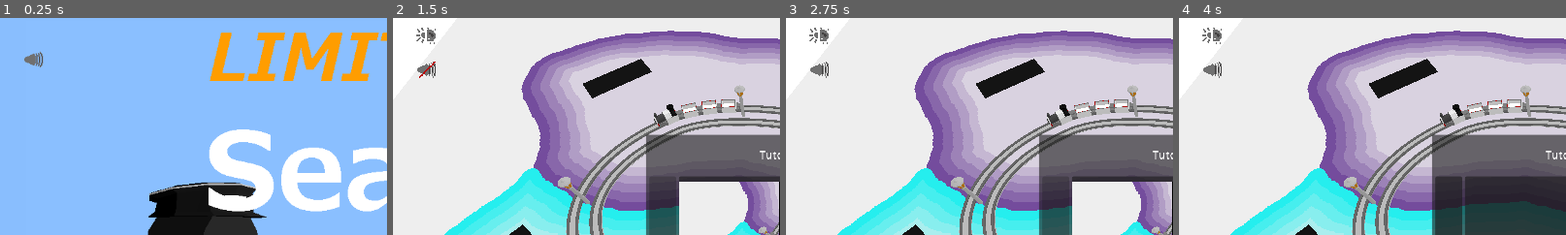
Above: before the commit, frames 1-4 (left to right).
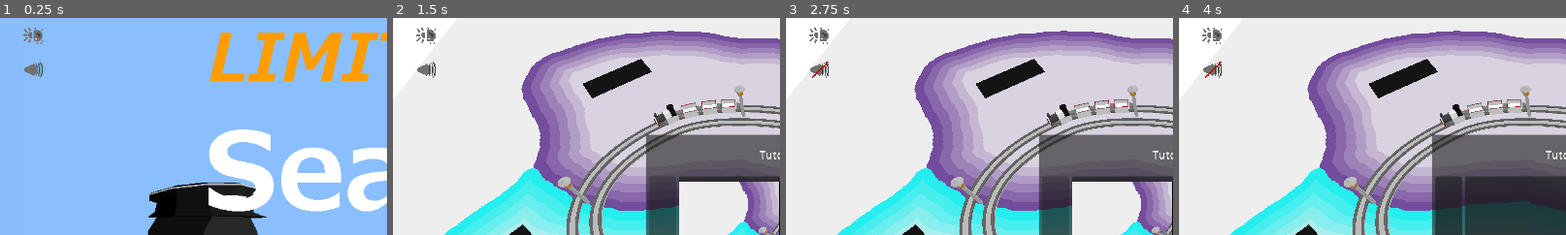
Above: after the commit, the same moments.

Repository: squirrelsoftcompany/LD54
Game: Godot game, scene res://_scenes/menu.tscn
The game is run twice, just before and just after one commit, with the same random seed, the same clock (stepped at 60 frames per second) and the same inputs.
Inputs (mouse positions are % of the whole screen's width and height, from its top left; square brackets give the same spot before the commit, where the layout moved):
- Up to frame 1 (0.25 s): no input
- Up to frame 2 (1.5 s): click (4, 12) [4, 10] at 0.5 s; click "Start" at 1.25 s
- Up to frame 3 (2.75 s): click (4, 12) at 2 s
- Up to frame 4 (4 s): click (65, 54) at 2.75 s; click (65, 54) at 3.5 s
The pictures show only the part of the screen within x 0-50%, y 0-50%; the shares and areas given below are measured in that part.

The runs differ from the first frame. In frame 1, 0.6% of the frame differs, in the area x 5-12%, y 4-28%; in frame 2, less than 0.1%; in frame 3, less than 0.1%; in frame 4, less than 0.1%.
Error after the commit: Parse Error: Identifier "day_night" not declared in the current scope. (res://scripts/general_controls.gd:7)

Commit message:
better management of mute

Diff:
--- a/_scenes/nodes/main_camera.gd
+++ b/_scenes/nodes/main_camera.gd
@@ -5,10 +5,10 @@
 @export var direction := Vector3(0, 7, 2)
 @export var hotspot := Vector3(0, 0, 0)
 @export var distance := 10.0
-var mute = ProjectSettings.get_setting("specific/sound/mute")
+
+
 # Called when the node enters the scene tree for the first time.
 func _ready() -> void:
-	sound()
 	compute_transform()
 
 
@@ -21,9 +21,3 @@
 	var ndir := direction.normalized()
 	position = hotspot + ndir * distance
 	transform = transform.looking_at(position - ndir)
-
-
-func sound():
-	mute = ProjectSettings.get_setting("specific/sound/mute")
-	$Music1.stream_paused = mute
-	$Music2.stream_paused = mute
--- a/_scenes/trains/locomotive.gd
+++ /dev/null
@@ -1,6 +0,0 @@
-extends Node3D
-var mute = ProjectSettings.get_setting("specific/sound/mute")
-
-func _process(_delta):
-	mute = ProjectSettings.get_setting("specific/sound/mute")
-	$AudioStreamPlayer3D.stream_paused = mute
--- a/_scenes/trains/locomotive.tscn
+++ b/_scenes/trains/locomotive.tscn
@@ -1,13 +1,11 @@
-[gd_scene load_steps=6 format=3 uid="uid://sqn3liqmbahg"]
+[gd_scene load_steps=5 format=3 uid="uid://sqn3liqmbahg"]
 
 [ext_resource type="PackedScene" uid="uid://ck5q72058p7hv" path="res://_scenes/trains/train_part.tscn" id="1_cu03b"]
 [ext_resource type="ArrayMesh" uid="uid://b871s1phlwwuk" path="res://models/trains/locomotive.obj" id="2_62jcs"]
-[ext_resource type="Script" path="res://_scenes/trains/locomotive.gd" id="2_wyiql"]
 [ext_resource type="PackedScene" uid="uid://b6t7p547cbilm" path="res://_scenes/trains/driver_meeple.tscn" id="3_k3mpg"]
 [ext_resource type="AudioStream" uid="uid://dslomvp1wvfv8" path="res://resources/SoundEffects/train_steam_short.mp3" id="4_gt27d"]
 
 [node name="Locomotive" instance=ExtResource("1_cu03b")]
-script = ExtResource("2_wyiql")
 
 [node name="Mesh" parent="." index="0"]
 mesh = ExtResource("2_62jcs")
--- a/_scenes/ui/InGameUI.tscn
+++ b/_scenes/ui/InGameUI.tscn
@@ -1,9 +1,8 @@
-[gd_scene load_steps=17 format=3 uid="uid://d2kf23u1bayud"]
+[gd_scene load_steps=16 format=3 uid="uid://d2kf23u1bayud"]
 
 [ext_resource type="Script" path="res://scripts/InGameUI.gd" id="1_u7f4a"]
 [ext_resource type="Script" path="res://scripts/TutoPanel.gd" id="1_yvkub"]
 [ext_resource type="PackedScene" uid="uid://0n3yllycqqc5" path="res://_scenes/ui/general_controls.tscn" id="2_kmyoa"]
-[ext_resource type="Script" path="res://scripts/LevelSummary.gd" id="2_nq8yg"]
 [ext_resource type="AudioStream" uid="uid://cqks73xmvndr6" path="res://resources/SoundEffects/bip.mp3" id="3_d80sy"]
 [ext_resource type="Texture2D" uid="uid://dvqxlryjq8y1g" path="res://models/ui_icons.png" id="3_fq77u"]
 [ext_resource type="AudioStream" uid="uid://be2wftvlet4op" path="res://resources/SoundEffects/click.mp3" id="4_6uoe2"]
@@ -241,7 +240,6 @@
 offset_bottom = 20.0
 grow_horizontal = 2
 grow_vertical = 2
-script = ExtResource("2_nq8yg")
 
 [node name="MarginContainer2" type="MarginContainer" parent="LevelSummary"]
 layout_mode = 1
--- a/scripts/LevelSummary.gd
+++ /dev/null
@@ -1,12 +0,0 @@
-extends Panel
-
-@export var bip_sound : AudioStreamPlayer
-
-# Called when the node enters the scene tree for the first time.
-func _ready() -> void:
-	pass # Replace with function body.
-
-
-# Called every frame. 'delta' is the elapsed time since the previous frame.
-func _process(_delta: float) -> void:
-	pass
--- a/scripts/MainMenuUI.gd
+++ b/scripts/MainMenuUI.gd
@@ -2,27 +2,22 @@
 
 @export var bipSound : AudioStreamPlayer
 @export var quitButton : Button
-var mute = ProjectSettings.get_setting("specific/sound/mute")
+
+
+@onready var mute = ProjectSettings.get_setting("specific/sound/mute")
+
 
 # Called when the node enters the scene tree for the first time.
 func _ready() -> void:
 	#Hide quit button for web support (useless)
 	if OS.has_feature("web"):
 		quitButton.visible = false
-	pass # Replace with function body.
 
-
-# Called every frame. 'delta' is the elapsed time since the previous frame.
-func _process(_delta: float) -> void:
-	pass
+	AudioServer.set_bus_mute(AudioServer.get_bus_index("Master"), mute)
 
 
 func _on_start_button_pressed() -> void:
-	mute = ProjectSettings.get_setting("specific/sound/mute")
-	if not mute:
-		bipSound.play()
 	_Global.goto_level(0)
-
 
 
 func _on_quit_button_pressed() -> void:
--- a/scripts/general_controls.gd
+++ b/scripts/general_controls.gd
@@ -1,20 +1,19 @@
 extends MarginContainer
 
-var mute = ProjectSettings.get_setting("specific/sound/mute")
+@onready var mute = ProjectSettings.get_setting("specific/sound/mute")
 
 func _ready():
 	$VBoxContainer/Sound.button_pressed = mute
+	$VBoxContainer/NightDay.button_pressed = day_night
 	if get_parent().name == "MainMenu" :
-		$"../AudioStreamPlayer".stream_paused = mute
 		$VBoxContainer/NightDay.visible = false
+
 
 func _on_night_day_pressed():
 	get_tree().call_group("environement","day_night")
 
+
 func _on_sound_toggled(button_pressed):
-	print(mute)
 	mute = button_pressed
 	ProjectSettings.set_setting("specific/sound/mute",mute)
-	get_tree().call_group("MainCam","sound")
-	if get_parent().name == "MainMenu" :
-		$"../AudioStreamPlayer".stream_paused = mute
+	AudioServer.set_bus_mute(AudioServer.get_bus_index("Master"), mute)
